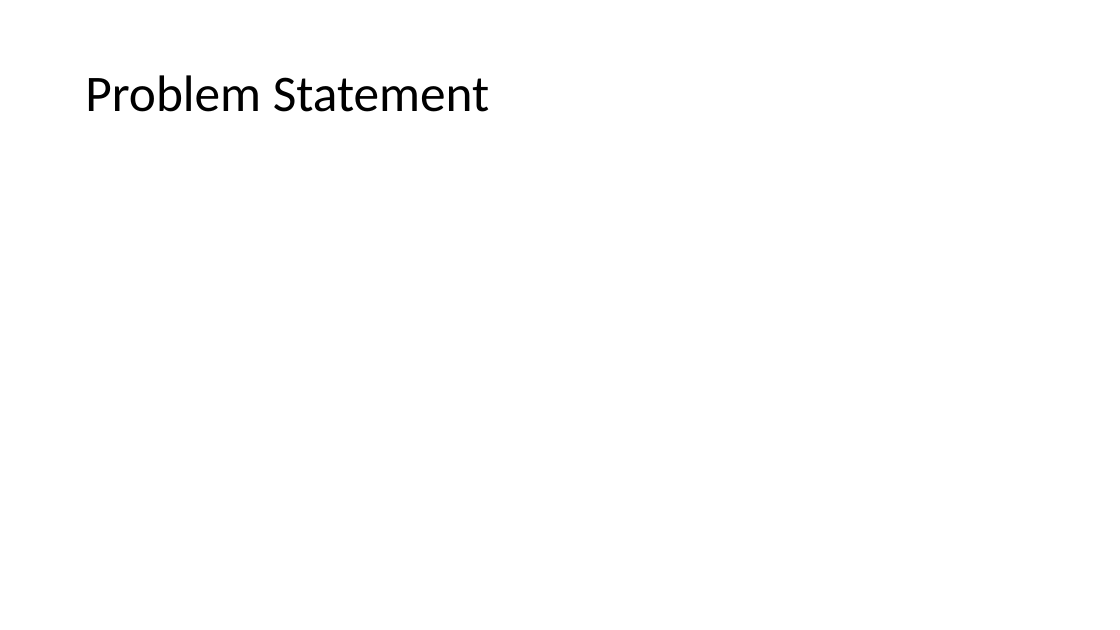
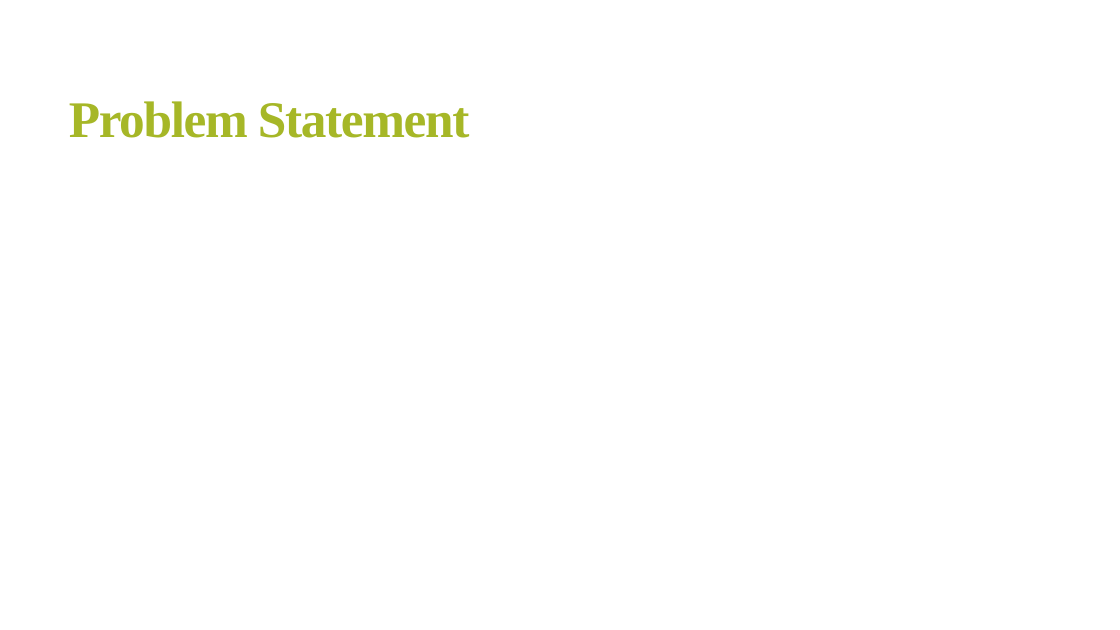
Before and after one commit to FranciscarNdanu/PHASE-1-PROJECT, a slide deck: slide 4 of Presentation.pptx (slide 3 before the commit). Drawn at 1120x630 pixels with LibreOffice and Linux fonts; fonts in the diff are those of the drawing. Boxes give left, top, right and bottom in pixels: in the first picture for what was removed or moved away, otherwise in the second. Text is boxed around its words. In the diff, an @@ line names an element or a change of style, - is before the commit and + after.

```diff
--- a/Presentation.pptx
+++ b/Presentation.pptx
@@ title "Problem Statement": place and size @@
-title "Problem Statement" at bbox=[85, 75, 490, 112]
+title "Problem Statement" at bbox=[69, 101, 469, 138]
@@ title "Problem Statement" at bbox=[69, 101, 469, 138]: font Calibri to Times New Roman, text colour #000000 to #A6B727, letter spacing 0 to -1.2 pt, bold on; line spacing 0.9 to 0.85 @@
```
Also in this commit, not shown: 1 other slide changed, 11 slides added, 4 slides removed, 12 other files.
